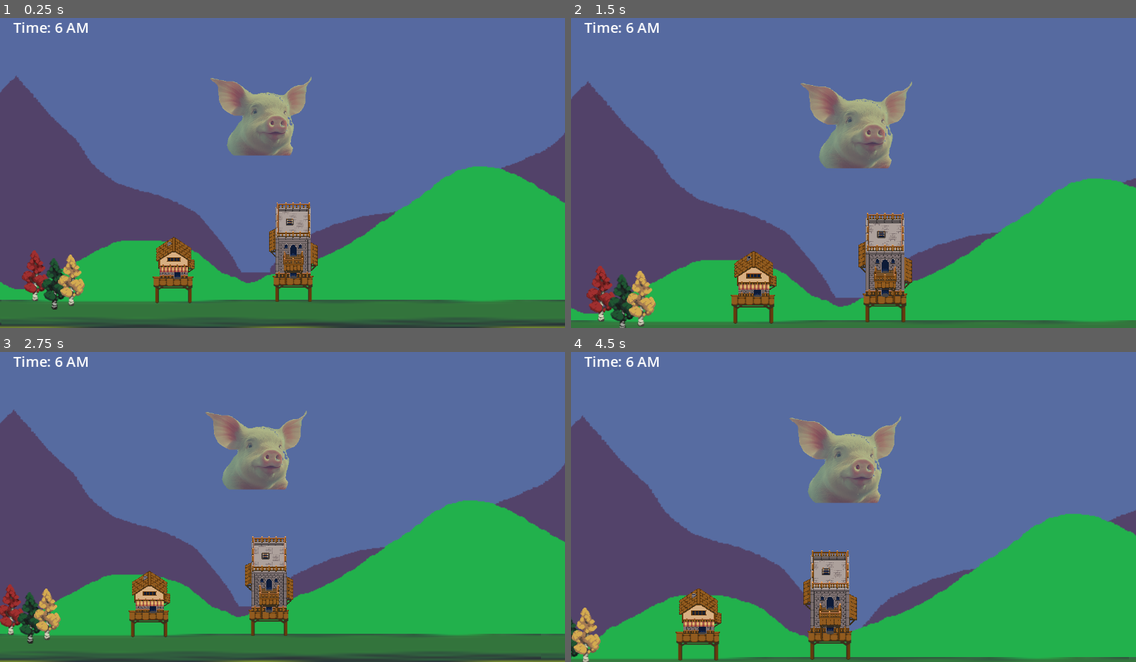
Above: before the commit, frames 1-4 (two rows, left to right).
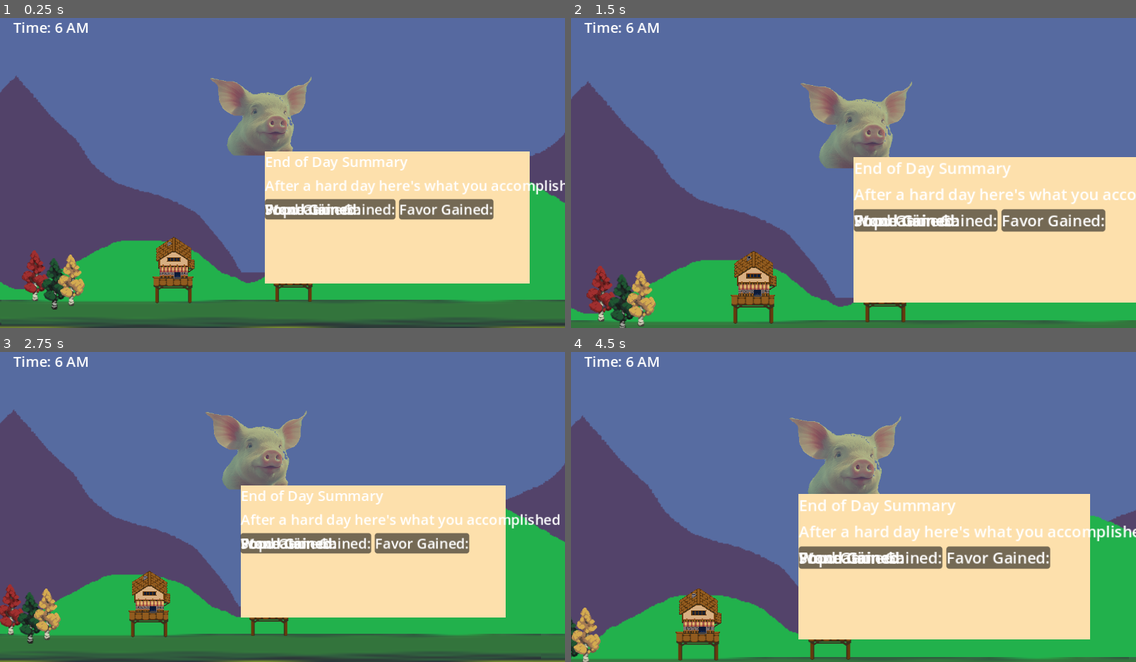
Above: after the commit, the same moments.

Repository: PlayDieRepeat/gmtk_2024
Game: Godot game, scene res://scenes/systems/initializer.tscn
The game is run twice, just before and just after one commit, with the same random seed, the same clock (stepped at 60 frames per second) and the same inputs. Sound files missing from this copy of the repository are replaced by a short silence.
Inputs (mouse positions are in pixels of both pictures, inside the frame that each line leads up to):
- Up to frame 1 (0.25 s): no input
- Up to frame 2 (1.5 s): tap Enter at 0.5 s; move the mouse to (977, 154) at 0.52 s; tap Mouse wheel down (Scroll Down) at 0.6 s; tap Space at 1.25 s; move the mouse to (740, 185) at 1.27 s; tap Mouse wheel up (Scroll Up) at 1.35 s
- Up to frame 3 (2.75 s): tap Enter at 2 s; move the mouse to (339, 432) at 2.02 s; tap Mouse wheel down (Scroll Down) at 2.1 s
- Up to frame 4 (4.5 s): tap Space at 2.75, 4.25 s; move the mouse to (825, 565) at 2.77 s; tap Mouse wheel up (Scroll Up) at 2.85, 4.35 s; tap Enter at 3.5 s; move the mouse to (1023, 550) at 3.52 s; tap Mouse wheel down (Scroll Down) at 3.6 s; move the mouse to (684, 454) at 4.27 s

The runs differ from the first frame. In frame 1, 20% of the frame differs, in the area x 46-100%, y 43-86%; in frame 2, 23%; in frame 3, 20%; in frame 4, 24%, in the area x 40-100%, y 45-93%.

Commit message:
moving from laptop to desktop

Diff:
--- a/scenes/systems/world.tscn
+++ b/scenes/systems/world.tscn
@@ -1,5 +1,6 @@
-[gd_scene load_steps=7 format=3 uid="uid://innnb2tbok8l"]
+[gd_scene load_steps=8 format=3 uid="uid://innnb2tbok8l"]
 
+[ext_resource type="Script" path="res://scripts/systems/world_event_system.gd" id="1_h4j28"]
 [ext_resource type="Script" path="res://scripts/systems/world_controller.gd" id="1_mxxxw"]
 [ext_resource type="Resource" uid="uid://p6f8jdfiqnav" path="res://resources/constants/time_constants.tres" id="2_d3xj7"]
 [ext_resource type="Texture2D" uid="uid://ckg8negcy31xd" path="res://assets/images/blue_sky.png" id="3_ot6mi"]
@@ -12,6 +13,80 @@
 [node name="GlobalTimer" type="Timer" parent="."]
 unique_name_in_owner = true
 autostart = true
+
+[node name="EventSystem" type="Node" parent="."]
+script = ExtResource("1_h4j28")
+
+[node name="EndOfDayCard" type="Control" parent="EventSystem"]
+layout_mode = 3
+anchors_preset = 8
+anchor_left = 0.5
+anchor_top = 0.5
+anchor_right = 0.5
+anchor_bottom = 0.5
+offset_left = -20.0
+offset_top = -20.0
+offset_right = 20.0
+offset_bottom = 20.0
+grow_horizontal = 2
+grow_vertical = 2
+
+[node name="Background" type="ColorRect" parent="EventSystem/EndOfDayCard"]
+layout_mode = 1
+anchors_preset = 8
+anchor_left = 0.5
+anchor_top = 0.5
+anchor_right = 0.5
+anchor_bottom = 0.5
+offset_left = -20.0
+offset_top = -20.0
+offset_right = 280.0
+offset_bottom = 130.0
+grow_horizontal = 2
+grow_vertical = 2
+color = Color(0.992157, 0.878431, 0.67451, 1)
+
+[node name="VBoxContainer" type="VBoxContainer" parent="EventSystem/EndOfDayCard"]
+layout_mode = 0
+offset_right = 40.0
+offset_bottom = 40.0
+
+[node name="Title" type="Label" parent="EventSystem/EndOfDayCard/VBoxContainer"]
+layout_mode = 2
+text = "End of Day Summary"
+
+[node name="Subtitle" type="Label" parent="EventSystem/EndOfDayCard/VBoxContainer"]
+layout_mode = 2
+text = "After a hard day here's what you accomplished"
+
+[node name="HBoxContainer" type="HBoxContainer" parent="EventSystem/EndOfDayCard/VBoxContainer"]
+layout_mode = 2
+
+[node name="ParticulateSummary" type="PanelContainer" parent="EventSystem/EndOfDayCard/VBoxContainer/HBoxContainer"]
+layout_mode = 2
+
+[node name="Stone" type="Label" parent="EventSystem/EndOfDayCard/VBoxContainer/HBoxContainer/ParticulateSummary"]
+layout_mode = 2
+text = "Stone Gained:"
+
+[node name="Wood" type="Label" parent="EventSystem/EndOfDayCard/VBoxContainer/HBoxContainer/ParticulateSummary"]
+layout_mode = 2
+text = "Wood Gained:"
+
+[node name="Food" type="Label" parent="EventSystem/EndOfDayCard/VBoxContainer/HBoxContainer/ParticulateSummary"]
+layout_mode = 2
+text = "Food Gained:"
+
+[node name="Population" type="Label" parent="EventSystem/EndOfDayCard/VBoxContainer/HBoxContainer/ParticulateSummary"]
+layout_mode = 2
+text = "Population Gained:"
+
+[node name="GodSummary" type="PanelContainer" parent="EventSystem/EndOfDayCard/VBoxContainer/HBoxContainer"]
+layout_mode = 2
+
+[node name="Favor" type="Label" parent="EventSystem/EndOfDayCard/VBoxContainer/HBoxContainer/GodSummary"]
+layout_mode = 2
+text = "Favor Gained:"
 
 [node name="world_controller" type="Node" parent="."]
 script = ExtResource("1_mxxxw")
@@ -79,3 +154,4 @@
 texture = ExtResource("6_rbdk2")
 
 [connection signal="timeout" from="GlobalTimer" to="world_controller" method="_on_global_timer_timeout"]
+[connection signal="new_day" from="world_controller" to="EventSystem" method="_on_world_controller_new_day"]
--- /dev/null
+++ b/scripts/systems/world_event_system.gd
@@ -0,0 +1,13 @@
+extends Node
+
+
+# Called when the node enters the scene tree for the first time.
+func _ready():
+	pass # Replace with function body.
+
+# Called every frame. 'delta' is the elapsed time since the previous frame.
+func _process(delta):
+	pass
+
+func _on_world_controller_new_day():
+	$EndOfDayCard/VBoxContainer
